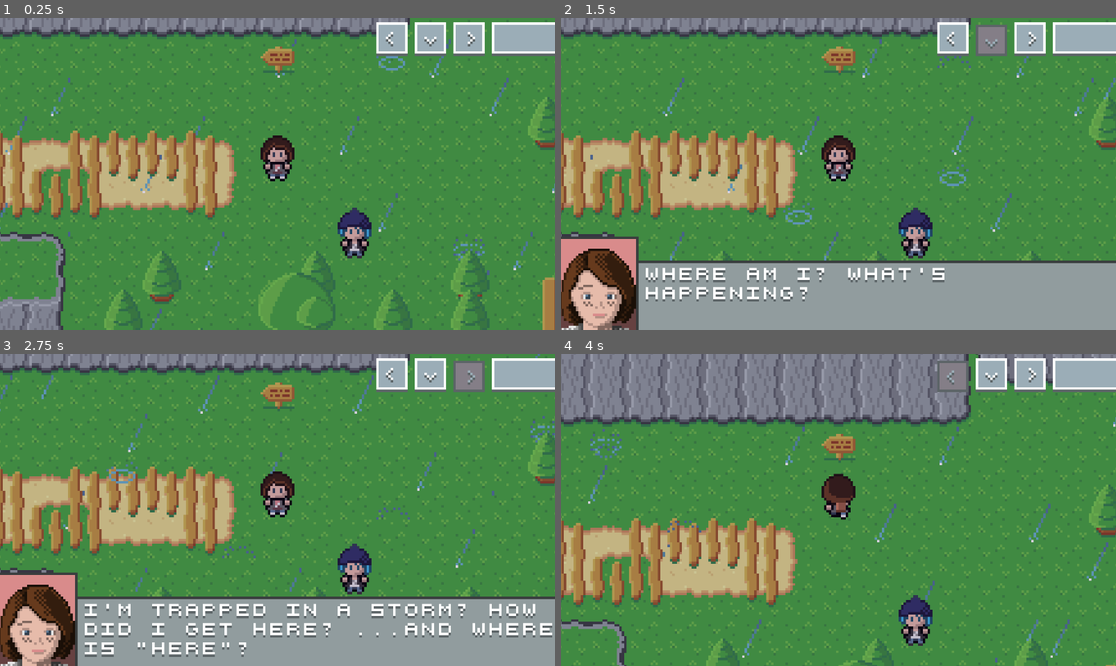
Above: before the commit, frames 1-4 (two rows, left to right).
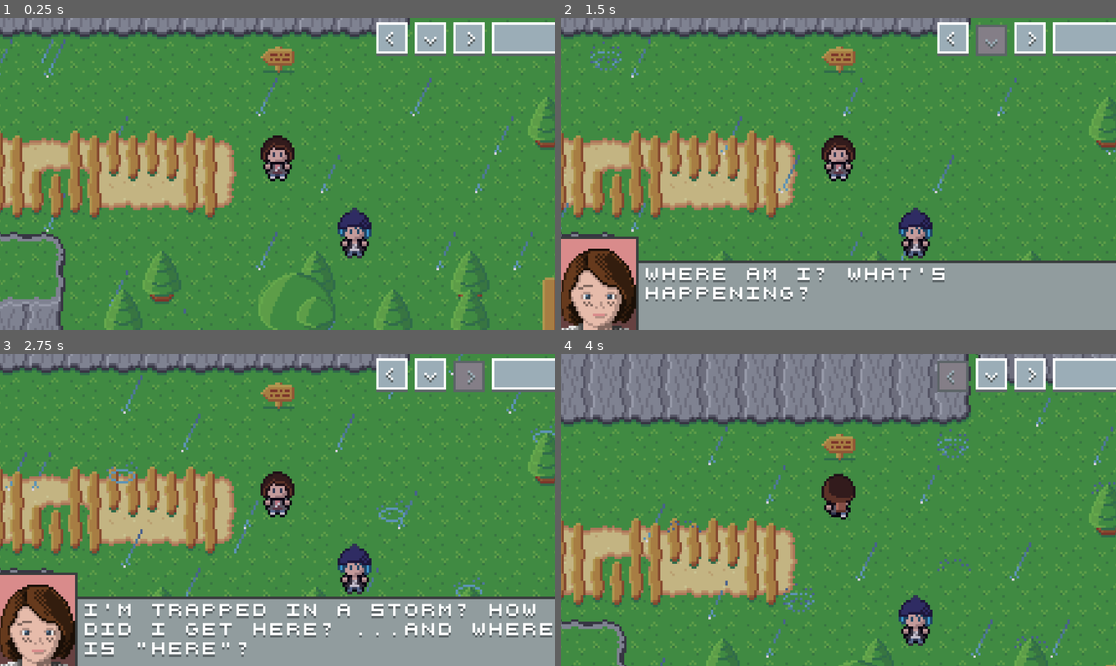
Above: after the commit, the same moments.

Repository: minkezhang/lis
Game: Godot game, scene res://scenes/level/level.tscn
Same seed, same stepped clock (60 frames per second), same inputs: the game is played once before the commit and once after it. The project has no main scene, so this scene is started directly.
Inputs:
- Up to frame 1 (0.25 s): no input
- Up to frame 2 (1.5 s): tap Enter (ui_accept) at 0.5, 0.77 s; hold Right (ui_right) 0.53-1.28 s; hold Down (ui_down) from 1.28 s (still down)
- Up to frame 3 (2.75 s): tap Enter (ui_accept) at 1.52 s; release Down (ui_down) at 2.03 s; hold Right (ui_right) from 2.03 s (still down)
- Up to frame 4 (4 s): release Right (ui_right) at 2.78 s; hold Up (ui_up) 2.78-3.53 s; tap Enter (ui_accept) at 3.02, 3.77 s; hold Left (ui_left) from 3.53 s (still down)

The runs differ from the first frame. In frame 1, 1.4% of the frame differs, in the area x 0-100%, y 6-100%; in frame 2, 1.3%; in frame 3, 1.4%; in frame 4, 1.6%, in the area x 4-100%, y 14-100%.

Commit message:
Add Event singletons

Diff:
--- a/lib/event/event.gd
+++ b/lib/event/event.gd
@@ -23,11 +23,13 @@
 class E extends _libuuid.UUID:
 	var _next: E
 	var _f: Callable  # func(done: Signal)
-	var _name: String
+	var _is_singleton: bool
+	var _is_valid: bool
 
-	func _init(f: Callable, name: String = ''):
+	func _init(f: Callable, singleton: bool = false):
 		_f = f
-		_name = name
+		_is_singleton = singleton
+		_is_valid = true
 
 	# In order to chain an event, the _next node must be synchronous.
 	func chain(e: E) -> E:
@@ -38,6 +40,11 @@
 		return self
 
 	func execute():
+		if not _is_valid:
+			return
+		if _is_singleton:
+			_is_valid = false
+
 		await _f.call()
 		if _next != null:
 			await _next.execute()
--- a/scenes/level/level.gd
+++ b/scenes/level/level.gd
@@ -46,7 +46,7 @@
 			),
 		],
 		'START_TIMER': [
-			_libevent.E.new(_libworkload.Timer(self, 1.0)).chain(
+			_libevent.E.new(_libworkload.Timer(self, 1.0), true).chain(
 				_libevent.E.new(_libworkload.EventEmitter('START_DIALOG')),
 			),
 		],
--- a/tests/event_test.gd
+++ b/tests/event_test.gd
@@ -5,8 +5,10 @@
 
 
 class _E extends _libevent.E:
+	var _name: String
 	func _init(name: String):
-		super(func(): return, name)
+		_name = name
+		super(func(): return)
 
 
 class Chain extends _libframework.T:
